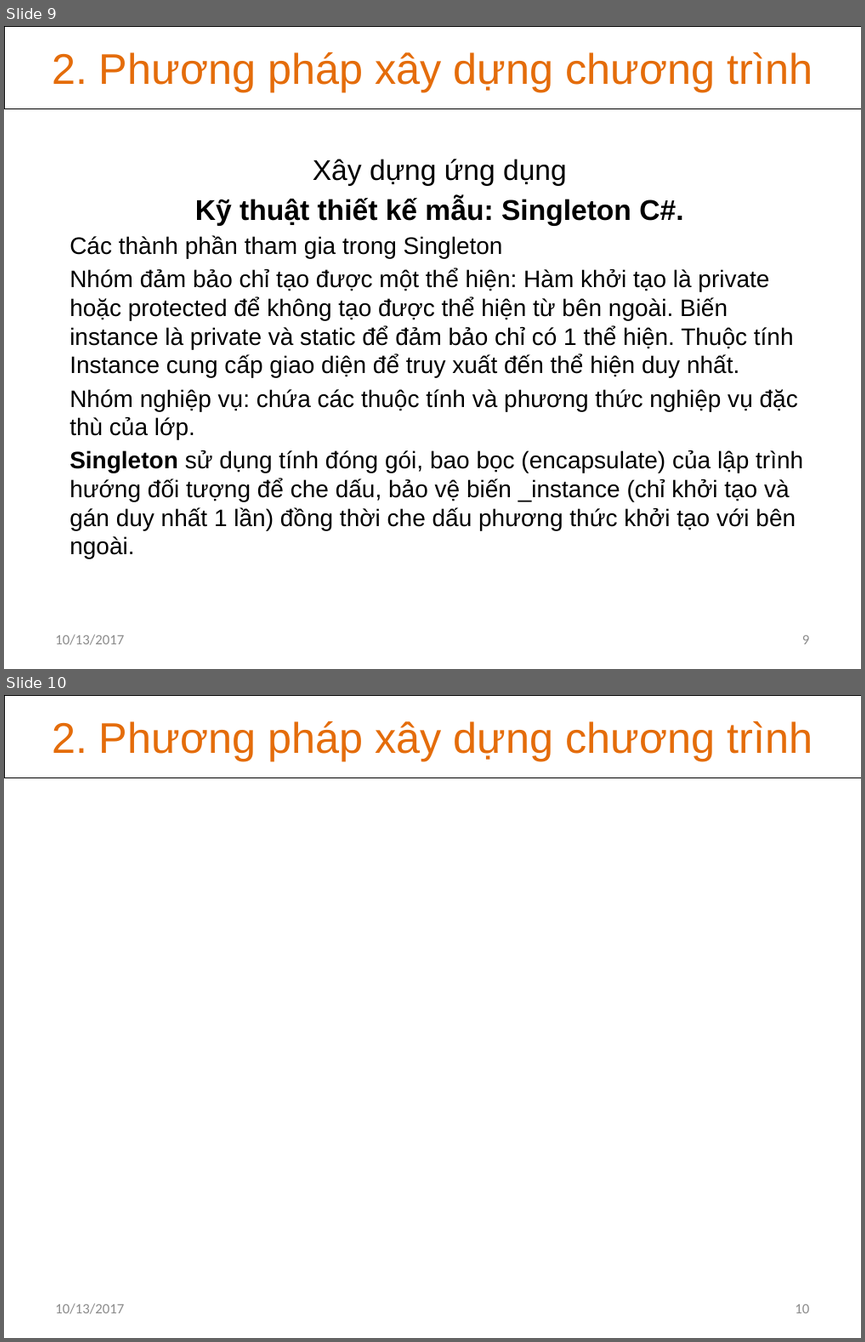
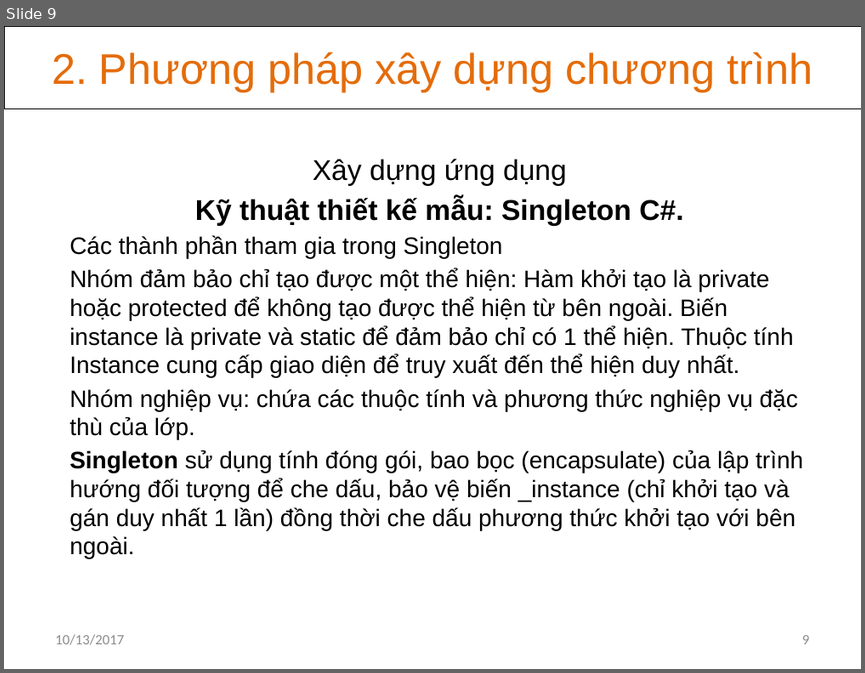
Before and after one commit to khanhvinhit/Do-An, a slide deck: THESIS/DACN_UD_Hoc_KHo_CTK37_BaoCao_D2.pptx. Shown one above the other, each under a label of ours: slides 9 and 10 before the commit, slide 9 after it. The pictures are 865x1342 and 865x673 pixels, drawn with LibreOffice and Linux fonts; fonts in the diff are those of the drawing. Boxes give left, top, right and bottom in pixels: in the first picture for what was removed or moved away, otherwise in the second. Text is boxed around its words. In the diff, an @@ line names an element or a change of style, - is before the commit and + after.

```diff
--- a/THESIS/DACN_UD_Hoc_KHo_CTK37_BaoCao_D2.pptx
+++ b/THESIS/DACN_UD_Hoc_KHo_CTK37_BaoCao_D2.pptx
@@ slide 10 removed at (4,695,861,1338), background #FFFFFF @@
@@ rectangle removed at (4,695,861,778) @@
-2. Phương pháp xây dựng chương trình
@@ text removed at (55,1303,124,1314) @@
-10/13/2017
@@ page number removed at (794,1304,809,1313) @@
-10
```
Also in this commit, not shown: 3 slides changed, 7 other files.
